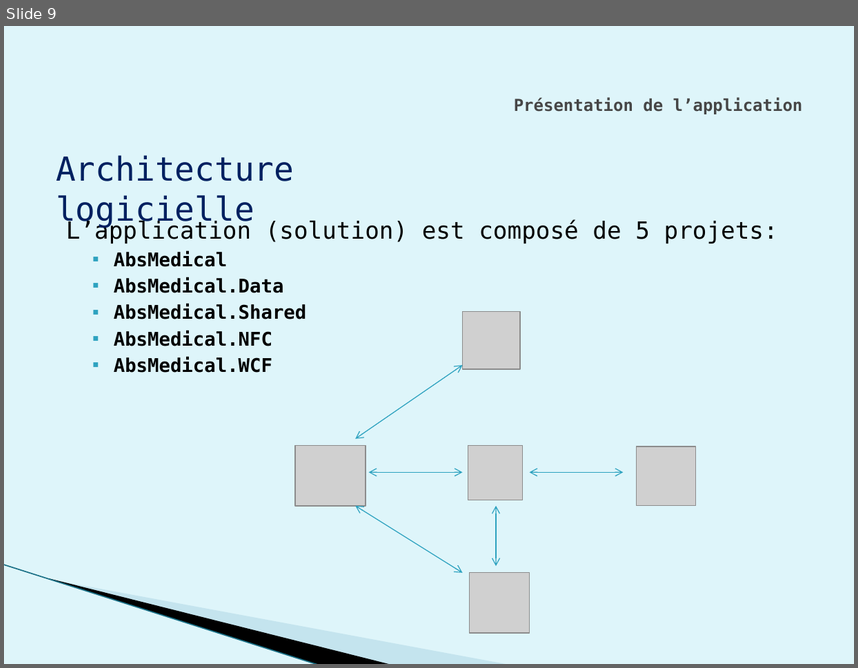
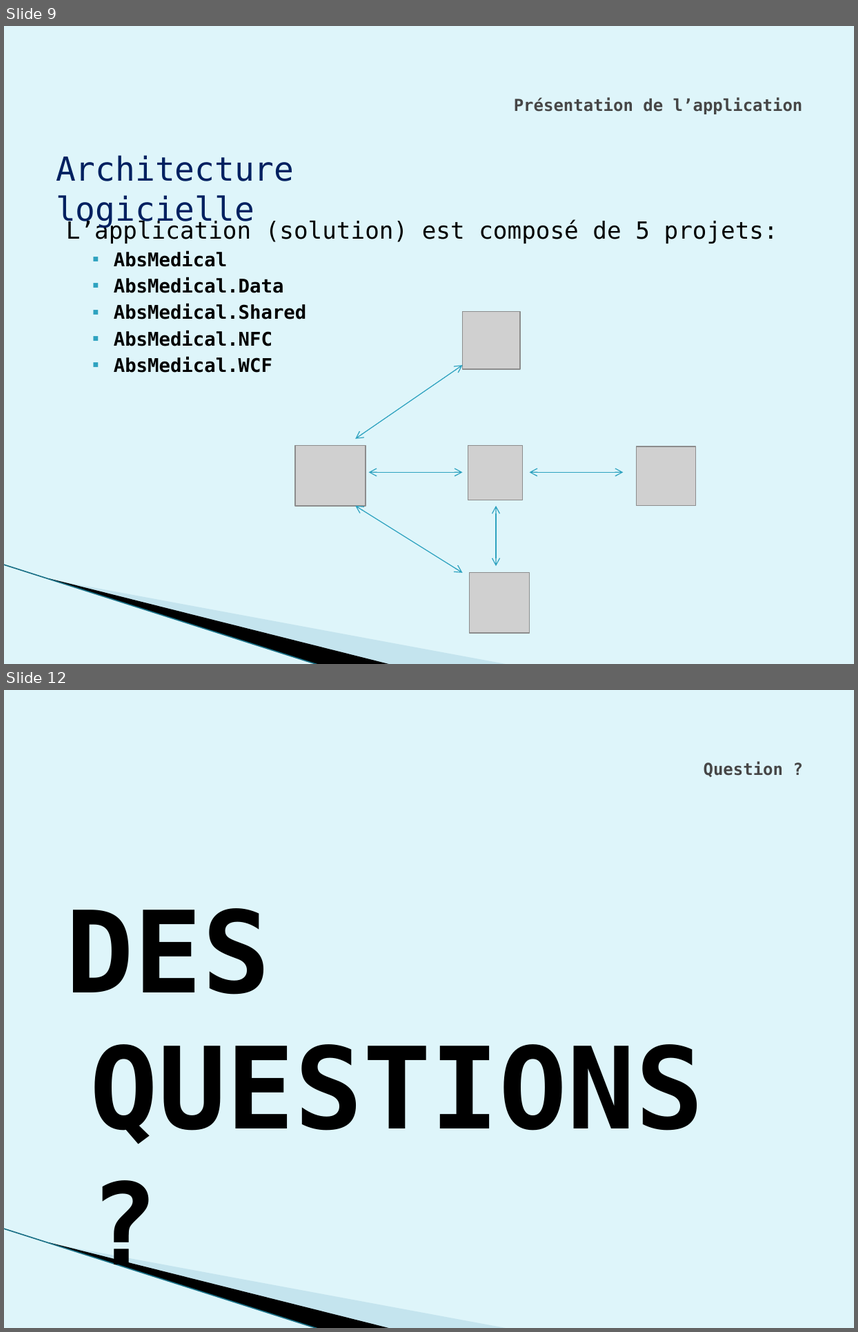
Before and after one commit to weetrax/AbsMedicalWPF, a slide deck: doc/Diapo.pptx. Shown one above the other, each under a label of ours: slide 9 before the commit, slides 9 and 12 after it; the slides between them are not shown. The pictures are 858x668 and 858x1332 pixels, drawn with LibreOffice and Linux fonts; fonts in the diff are those of the drawing; grey boxes stand for pictures; background and template pictures are left out. Boxes give left, top, right and bottom in pixels: in the first picture for what was removed or moved away, otherwise in the second. Text is boxed around its words. In the diff, an @@ line names an element or a change of style, - is before the commit and + after.

```diff
--- a/doc/Diapo.pptx
+++ b/doc/Diapo.pptx
@@ slide 12 added at (4, 690, 854, 1328), background #DEF5FA; not listed: 3 template elements that a slide beside it also shows @@
@@ title added at (704, 761, 783, 777), 14 pt, text #464646, bold @@
+Question ?
@@ text added at (66, 908, 704, 1144), 96 pt, text #000000, bold @@
+DES QUESTIONS ?
```
Also in this commit, not shown: 2 other slides added.
